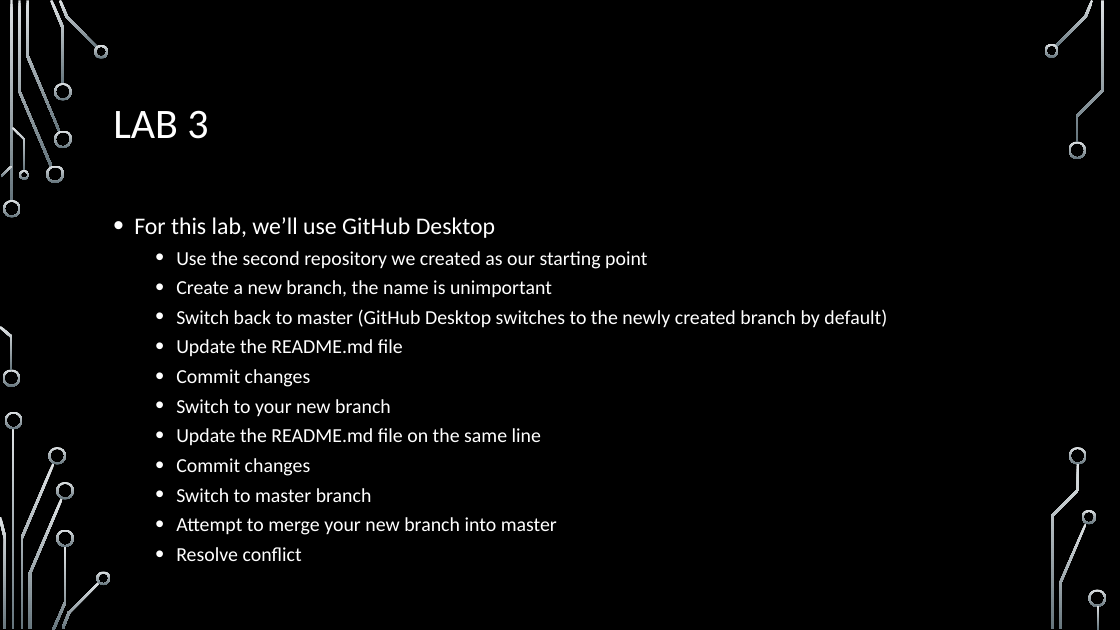
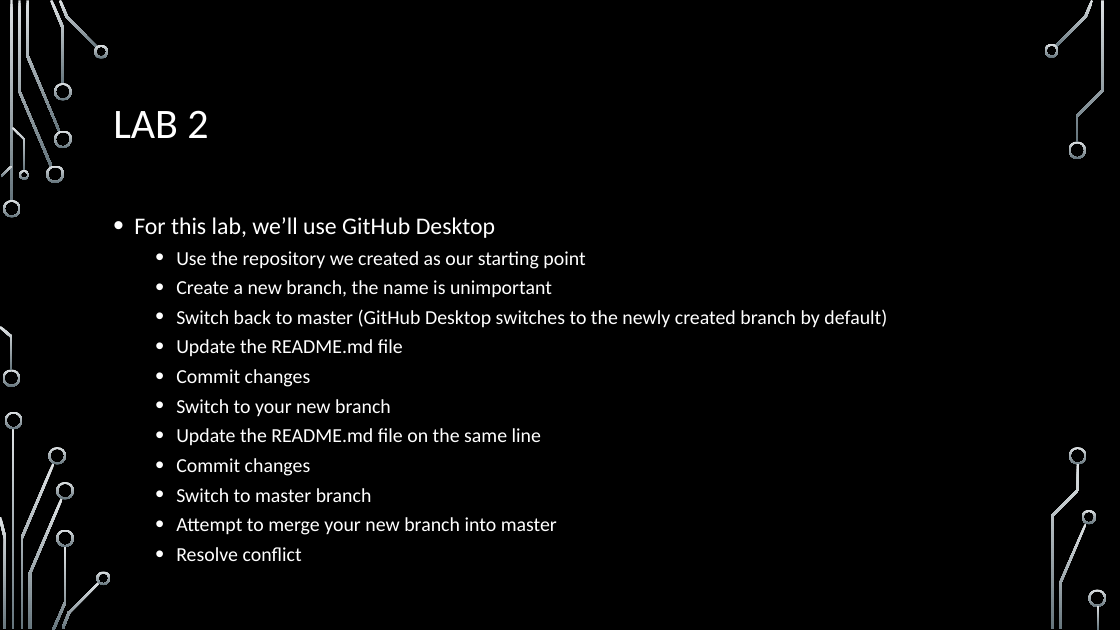
Before and after one commit to onideus/github-101-website, a slide deck: slide 16 of resources/Introduction to github.pptx (slide 17 before the commit). Drawn at 1120x630 pixels with LibreOffice and Linux fonts; fonts in the diff are those of the drawing; background and template pictures are left out. Boxes give left, top, right and bottom in pixels: in the first picture for what was removed or moved away, otherwise in the second. Text is boxed around its words. In the diff, an @@ line names an element or a change of style, - is before the commit and + after.

```diff
--- a/resources/Introduction to github.pptx
+++ b/resources/Introduction to github.pptx
@@ title at [113, 110, 208, 138]: text changed @@
-LAB 3
+LAB 2
@@ text at [176, 251, 585, 269]: text changed @@
-  • Use the second repository we created as our starting point
+  • Use the repository we created as our starting point
```
Also in this commit, not shown: 4 other slides changed, 6 slides removed, 1 other file.
